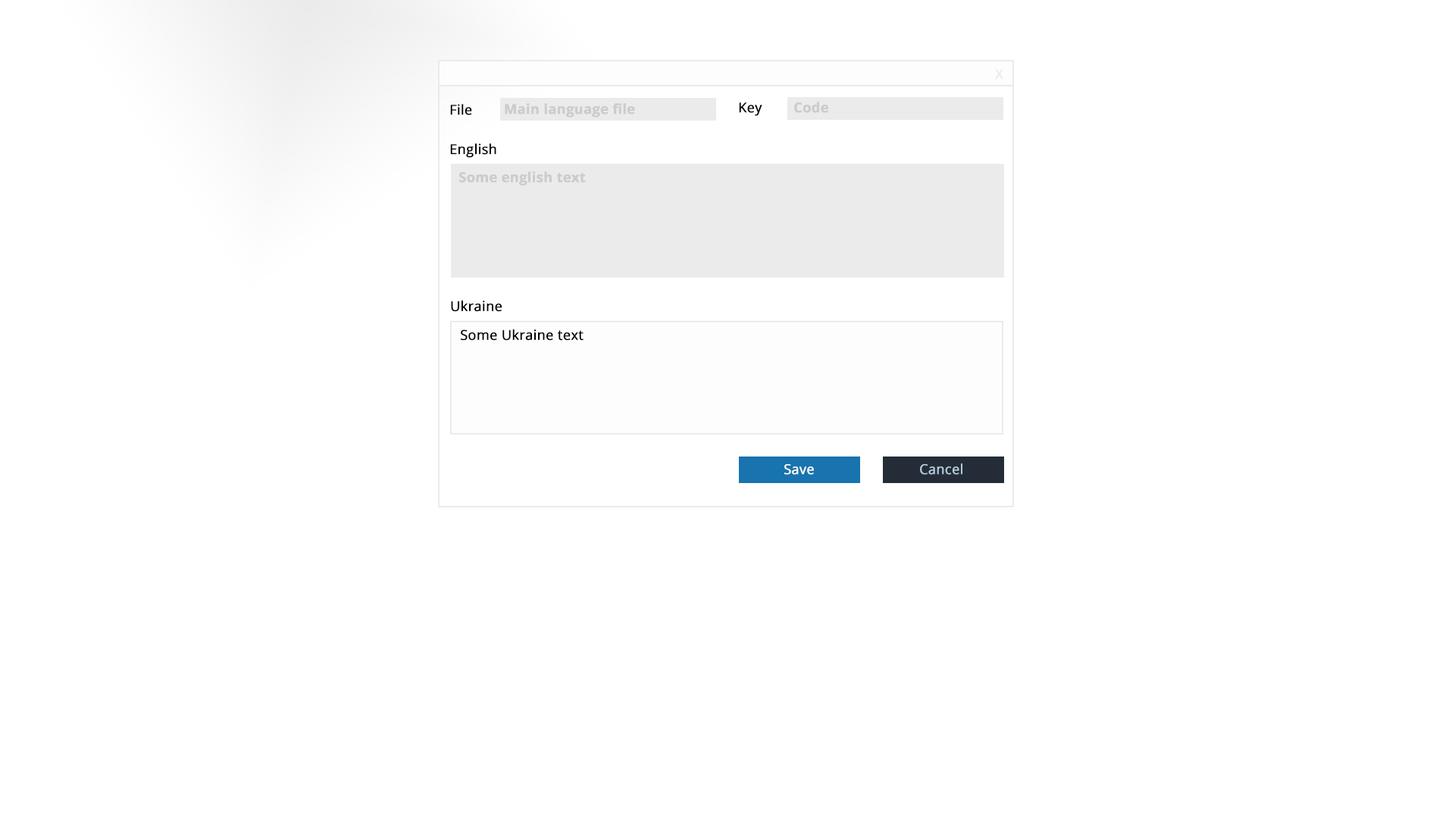
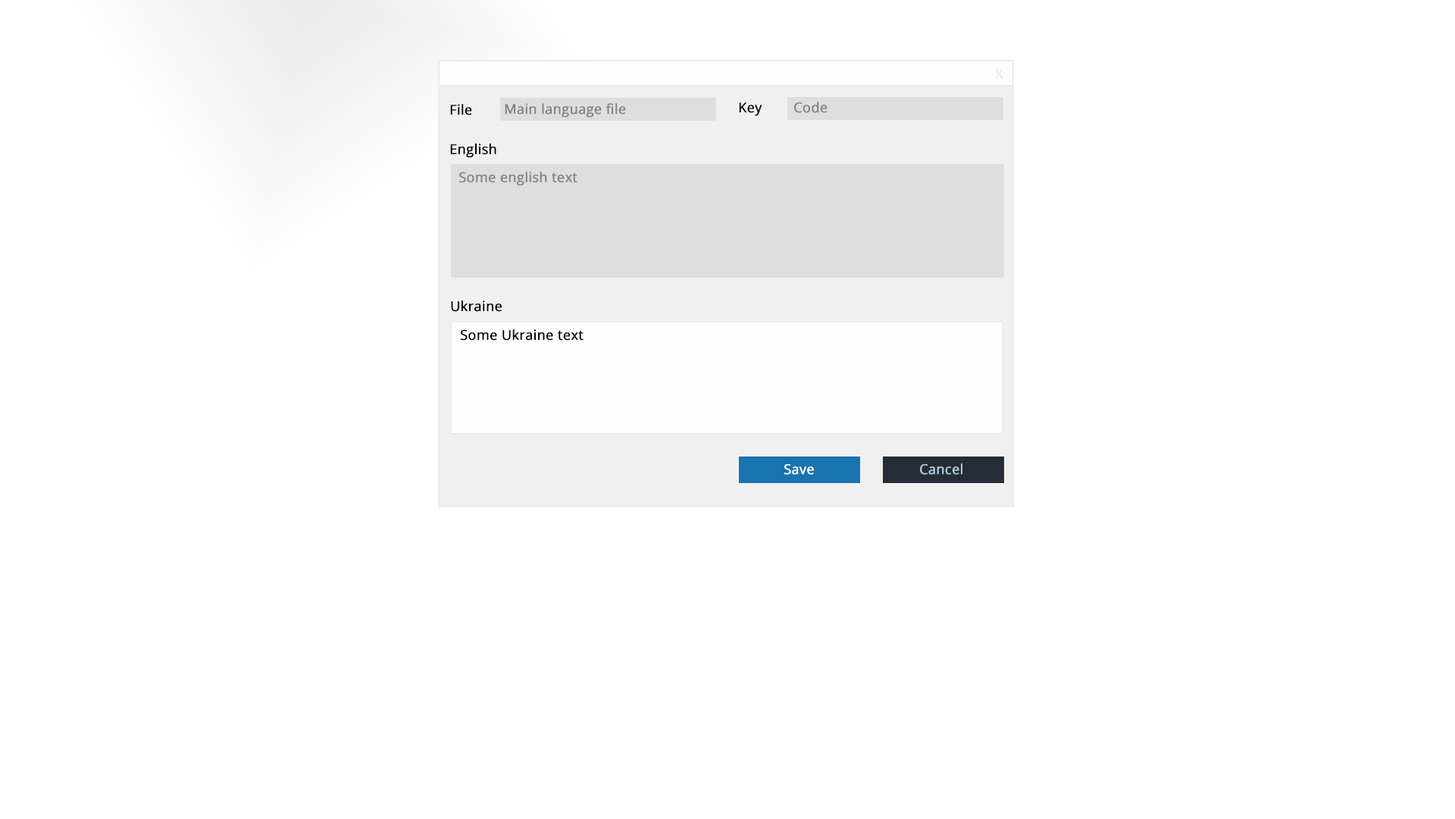
Layers edited between the first and the second 1455×819 image:
painted on "Some english text" over [458, 171, 586, 186]
painted on "Field" (1st of 4, in "Body" › "FieldEnglish") over [451, 163, 1005, 278]
painted on "Code" over [794, 101, 829, 113]
painted on "Field" (2nd of 4, in "Body" › "FieldKey") over [787, 97, 1004, 120]
painted on "Main language file" over [504, 103, 636, 118]
painted on "Field" (3rd of 4, in "Body" › "FieldFile") over [500, 97, 717, 121]
painted on "Background" (2nd of 3) over [439, 86, 1013, 506]
